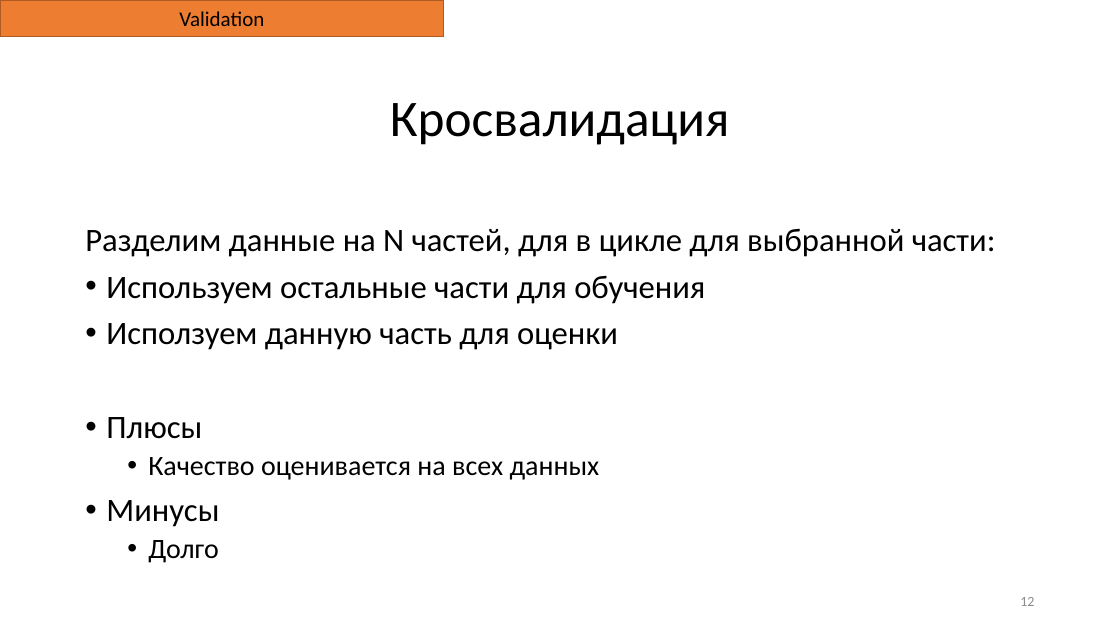
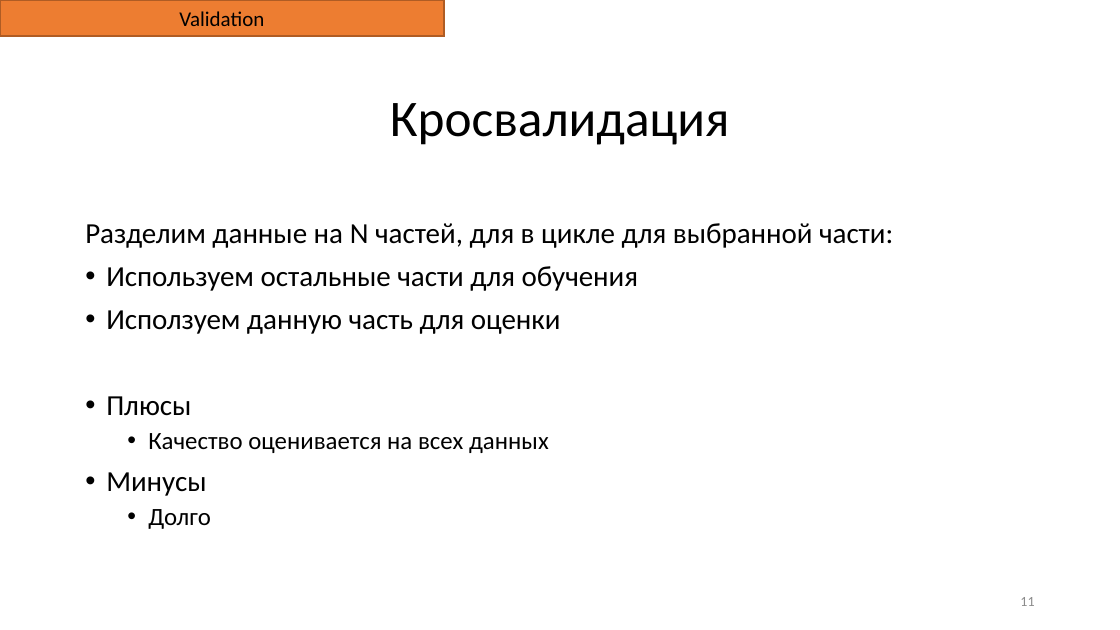
Before and after one commit to IMDxD/MLIsuct, a slide deck: slide 11 of fall2022/lectures/machine_learning_intro.pptx (slide 12 before the commit). Drawn at 1120x630 pixels with LibreOffice and Linux fonts; fonts in the diff are those of the drawing. Boxes give left, top, right and bottom in pixels: in the first picture for what was removed or moved away, otherwise in the second. Text is boxed around its words. In the diff, an @@ line names an element or a change of style, - is before the commit and + after.

```diff
--- a/fall2022/lectures/machine_learning_intro.pptx
+++ b/fall2022/lectures/machine_learning_intro.pptx
@@ text "Разделим данные на N частей, ..." at (85, 223, 893, 529): size 28 to 24.9 pt in "Разделим данные на N частей, для в ...", "Используем остальные части для обучения", "Исползуем данную часть для оценки", "Плюсы" and 1 more places; size 24 to 21.4 pt in "Качество оценивается на всех данных", "Долго" @@
@@ page number at (1020, 597, 1034, 606): text changed; text colour #8C8C8C to #8B8B8B @@
-12
+11
```
Also in this commit, not shown: 12 other slides changed, 1 slide removed, 1 other file.
